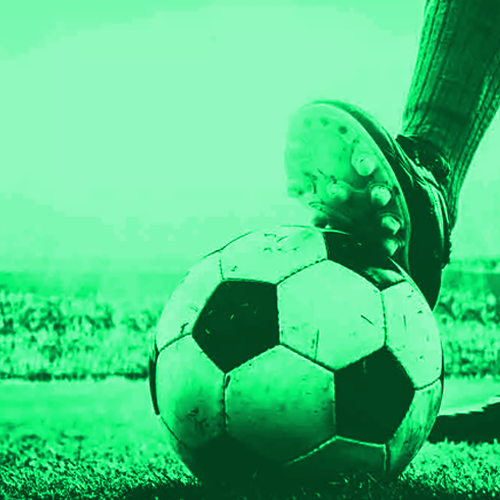
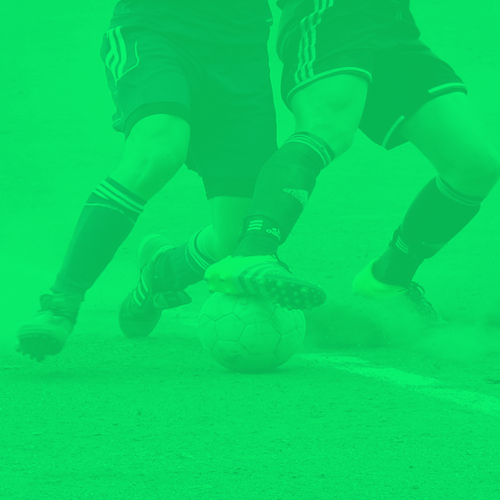
Layer changes from the first 500px x 500px image to the second:
"Capa 4": blend overlay → multiply over 0, 0, 500, 500
hid "Capa 7", opacity 80% → 26% over 0, 0, 500, 500
showed "Capa 2", opacity 100% → 25% over 0, 0, 500, 500
